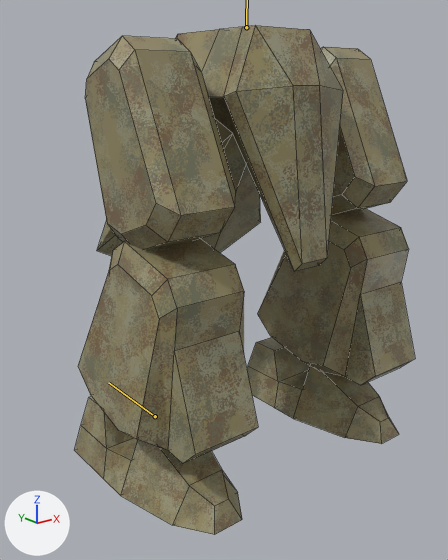
Two versions of the Blender file resources/mechparts/legs/mech_legs04.blend, one commit apart.
Both versions are drawn from a 50 mm lens placed at (-1.234, -1.439, 1.133), pointed at (-0.004, 0.098, 0.518). The lights are fixed; the arrows at lower left show +X, +Y and +Z. The bones that change are drawn over the model as lines. Mesh edges are drawn as thin lines.

The first picture shows 'legs'.
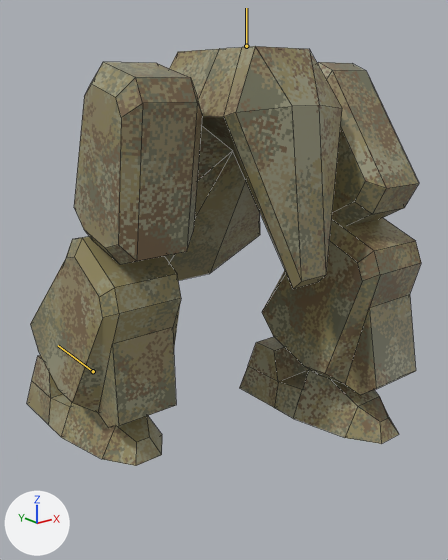
The newer file adds an action. The first version stands in its rest pose; the second is drawn at frame 30 of the action 'launch_in_right'.

What changed in the scene script:
```text
Change bone_root:
    where bone_root = bpy.data.objects['Armature'].pose.bones['root']
    bone_root.location: (0.0, 0.0, 0.0) -> (0.0, -0.05, 0.0)
Change bone_leg_ik_target_r:
    where bone_leg_ik_target_r = bpy.data.objects['Armature'].pose.bones['leg_ik_target.r']
    bone_leg_ik_target_r.location: (0.0, 0.0, 0.0) -> (0.0, 0.4, 0.0)
```

Pixel boxes [x1, y1, x2, y2] of what changed, in the pictures (448 x 560 px):
'legs', posed (16% wider, 18% shorter)
    before: [75, 25, 415, 535]
    after: [27, 46, 421, 466]
bone 'leg_ik_target.r', root to tip
    before: (155, 416) to (108, 382)
    after: (93, 371) to (58, 345)
